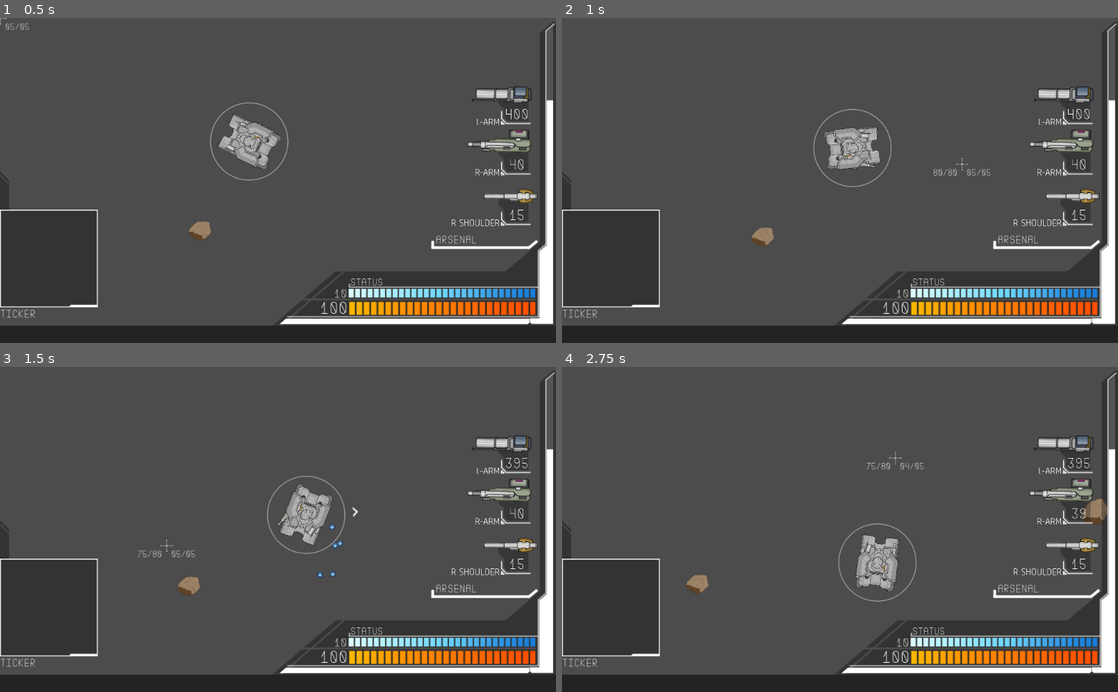
Above: before the commit, frames 1-4 (two rows, left to right).
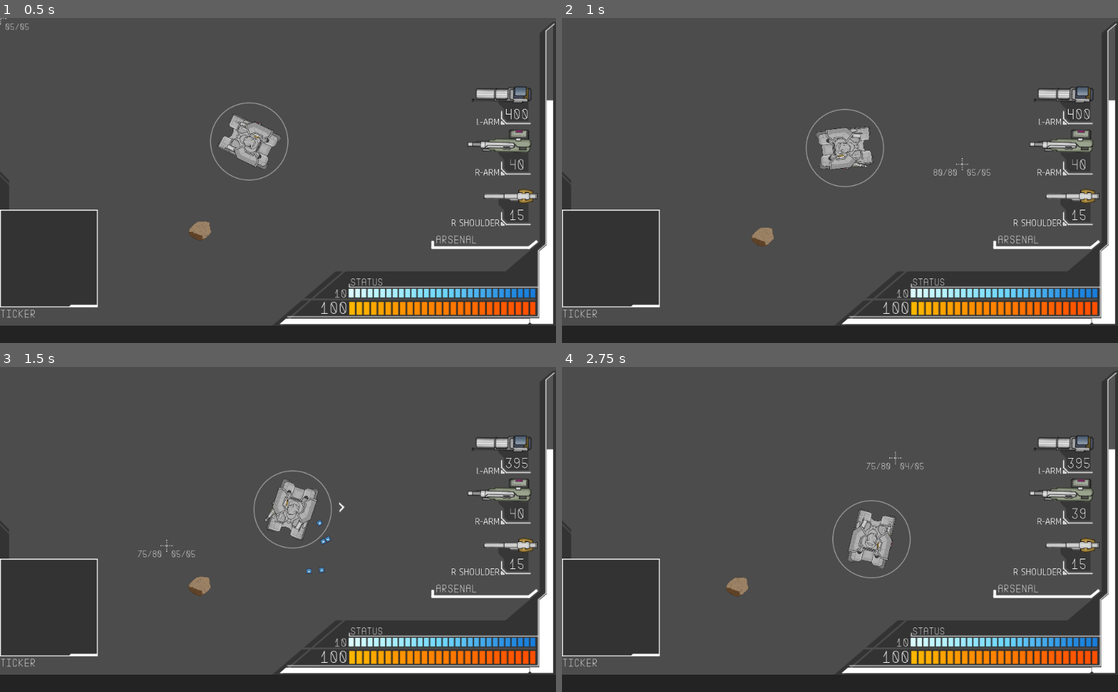
Above: after the commit, the same moments.

Repository: Littlerun-Bastion/Soulless-Steel
Game: Godot game, scene res://game/arena/Arena.tscn
Two runs of this game, one before a commit and one after it. Both use one fixed random seed, a clock stepped at 60 frames per second and the inputs below.
Inputs (mouse positions are in pixels of both pictures, inside the frame that each line leads up to):
- Up to frame 1 (0.5 s): no input
- Up to frame 2 (1 s): move the mouse to (962, 164) at 0.52 s; hold D (right) from 0.53 s (still down); hold F (honk) from 0.53 s (still down)
- Up to frame 3 (1.5 s): move the mouse to (166, 545) at 1.27 s; release D (right) at 1.28 s; release F (honk) at 1.28 s; hold S (down) from 1.28 s (still down); click (166, 545) at 1.35 s
- Up to frame 4 (2.75 s): tap F (honk) at 1.55, 2.3 s; move the mouse to (895, 458) at 2.02 s; release S (down) at 2.03 s; hold D (right) from 2.03 s (still down); hold Right mouse button (arm_weapon_right_shoot) from 2.03 s (still down)

Frame 1 is identical in both runs. In frame 2, 1.1% of the frame differs, in the area x 43-60%, y 27-53%; in frame 3, 1.8%; in frame 4, 2.2%, in the area x 22-99%, y 40-73%.

Commit message:
Start of movement design for mecha + sfx for moving

Diff:
--- /dev/null
+++ b/project/database/audio/sfx/robot_step.tres
@@ -0,0 +1,12 @@
+[gd_resource type="Resource" load_steps=3 format=2]
+
+[ext_resource path="res://database/audio/SFX.gd" type="Script" id=1]
+[ext_resource path="res://assets/audio/sfx/robot_step.wav" type="AudioStream" id=2]
+
+[resource]
+script = ExtResource( 1 )
+asset = ExtResource( 2 )
+base_db = 0.0
+random_db_var = 0.0
+base_pitch = 1.0
+random_pitch_var = 0.2
--- a/project/game/audio/AudioManager.gd
+++ b/project/game/audio/AudioManager.gd
@@ -40,7 +40,7 @@
 func has_sfx(name: String):
 	return SFXS.has(name)
 
-func play_sfx(name: String, pos = false, override_pitch = false):
+func play_sfx(name: String, pos = false, override_pitch = false, override_db = false):
 	if not SFXS.has(name):
 		push_error("Not a valid sfx name: " + name)
 		assert(false)
@@ -50,8 +50,11 @@
 
 	player.stream.audio_stream = sfx.asset
 
-	var vol = sfx.base_db + rand_range(-sfx.random_db_var, sfx.random_db_var)
-	player.volume_db = vol
+	if not override_db:
+		var vol = sfx.base_db + rand_range(-sfx.random_db_var, sfx.random_db_var)
+		player.volume_db = vol
+	else:
+		player.volume_db = override_db
 
 	if override_pitch:
 		override_pitch = max(override_pitch, 0.001)
--- a/project/game/mecha/Enemy.gd
+++ b/project/game/mecha/Enemy.gd
@@ -5,7 +5,6 @@
 var health = 100
 var speed = 100
 var mov_vec = Vector2()
-var moving = false
 var final_pos = false
 var REACH_RANGE = 1
 var logic
--- a/project/game/mecha/Mecha.gd
+++ b/project/game/mecha/Mecha.gd
@@ -2,6 +2,8 @@
 class_name Mecha
 
 enum SIDE {LEFT, RIGHT}
+
+export var speed_modifier = 1.0
 
 const DECAL = preload("res://game/mecha/Decal.tscn")
 const ARM_WEAPON_INITIAL_ROT = 9
@@ -14,6 +16,7 @@
 onready var CoreDecals = $Core/Decals
 onready var LeftShoulderDecals = $LeftShoulder/Decals
 onready var RightShoulderDecals = $RightShoulder/Decals
+onready var MovementAnimation = $MovementAnimation
 
 var mecha_name = "Mecha Name"
 
@@ -26,6 +29,7 @@
 
 var movement_type = "free"
 var velocity = Vector2()
+var moving = false
 var max_speed = 500
 var friction = 0.1
 var move_acc = 50
@@ -59,6 +63,21 @@
 	else:
 		apply_movement(delta, Vector2())
 
+	if moving and not MovementAnimation.is_playing():
+		MovementAnimation.play("Walking")
+	elif not moving and velocity.length() <= 2.0:
+		MovementAnimation.stop()
+
+
+
+func set_speed(_max_speed, _move_acc):
+	max_speed = _max_speed
+	move_acc = _move_acc
+	MovementAnimation.playback_speed = max_speed/200
+	var animation = MovementAnimation.get_animation("Walking")
+	var track = 0 #animation.find_track("Mecha:speed_modifier")
+	animation.track_set_key_value(track, 3, move_acc/100.0)
+	animation.track_set_key_value(track, 6, move_acc/100.0)
 
 func set_max_life(value):
 	max_hp = value
@@ -300,16 +319,18 @@
 func apply_movement(dt, direction):
 	if movement_type == "free":
 		if direction.length() > 0:
+			moving = true
 			velocity = lerp(velocity, direction.normalized() * max_speed, move_acc*dt)
 		else:
+			moving = false
 			velocity = lerp(velocity, Vector2.ZERO, friction)
 
-		velocity = move_and_slide(velocity)
+		velocity = move_and_slide(velocity*speed_modifier)
 
 	elif movement_type == "tank":
 		if direction.length() > 0:
 			var margin = PI/8
-			var moving = false
+			moving = false
 			var angle = direction.angle()
 			if angle < 0:
 				angle += 2*PI
@@ -333,7 +354,7 @@
 
 		else:
 			velocity = lerp(velocity, Vector2.ZERO, friction)
-			velocity = move_and_slide(velocity)
+			velocity = move_and_slide(velocity*speed_modifier)
 	else:
 		push_error("Not a valid movement type: " + str(movement_type))
 
@@ -444,3 +465,17 @@
 func stun(time):
 	$StunTimer.wait_time = time
 	$StunTimer.start()
+
+# MISC METHODS
+
+func play_step_sound(is_left := true):
+	if mecha_name != "Player" or not moving:
+		return
+	var pitch
+	if is_left:
+		pitch = rand_range(.7, .72)
+	else:
+		pitch = rand_range(.95, .97)
+
+	var volume = min(pow(velocity.length(), 1.3)/300.0 - 26.0, -5.0)
+	AudioManager.play_sfx("robot_step", global_position, pitch, volume)
--- a/project/game/mecha/Mecha.tscn
+++ b/project/game/mecha/Mecha.tscn
@@ -13,6 +13,55 @@
 [ext_resource path="res://assets/images/mechas/cores/T-01-C head port.png" type="Texture" id=11]
 [ext_resource path="res://assets/images/mechas/shoulder_weapons/SIN-T-01-missile.png" type="Texture" id=12]
 [ext_resource path="res://assets/images/mechas/legs/T-01-TR.png" type="Texture" id=13]
+
+[sub_resource type="Animation" id=2]
+length = 0.001
+tracks/0/type = "value"
+tracks/0/path = NodePath(".:speed_modifier")
+tracks/0/interp = 1
+tracks/0/loop_wrap = true
+tracks/0/imported = false
+tracks/0/enabled = true
+tracks/0/keys = {
+"times": PoolRealArray( 0 ),
+"transitions": PoolRealArray( 1 ),
+"update": 0,
+"values": [ 1.0 ]
+}
+
+[sub_resource type="Animation" id=1]
+resource_name = "Walking"
+length = 3.2
+loop = true
+tracks/0/type = "value"
+tracks/0/path = NodePath(".:speed_modifier")
+tracks/0/interp = 2
+tracks/0/loop_wrap = true
+tracks/0/imported = false
+tracks/0/enabled = true
+tracks/0/keys = {
+"times": PoolRealArray( 0, 0.2, 0.9, 1.6, 1.8, 2.5, 3.2 ),
+"transitions": PoolRealArray( 1, 1, 1, 1, 1, 1, 1 ),
+"update": 0,
+"values": [ 1.0, 1.0, 0.5, 1.0, 1.0, 0.5, 1.0 ]
+}
+tracks/1/type = "method"
+tracks/1/path = NodePath(".")
+tracks/1/interp = 1
+tracks/1/loop_wrap = true
+tracks/1/imported = false
+tracks/1/enabled = true
+tracks/1/keys = {
+"times": PoolRealArray( 0, 1.6 ),
+"transitions": PoolRealArray( 1, 1 ),
+"values": [ {
+"args": [ true ],
+"method": "play_step_sound"
+}, {
+"args": [ false ],
+"method": "play_step_sound"
+} ]
+}
 
 [node name="Mecha" type="KinematicBody2D" groups=["mecha"]]
 script = ExtResource( 1 )
@@ -102,3 +151,9 @@
 
 [node name="StunTimer" type="Timer" parent="."]
 one_shot = true
+
+[node name="MovementAnimation" type="AnimationPlayer" parent="."]
+autoplay = "RESET"
+playback_speed = 5.0
+anims/RESET = SubResource( 2 )
+anims/Walking = SubResource( 1 )
--- a/project/game/mecha/Player.gd
+++ b/project/game/mecha/Player.gd
@@ -90,6 +90,7 @@
 	movement_type = "free"
 	#rotation_acc = 2.0
 	#friction = 0.3
+	set_speed(500, 50)
 	set_max_life(100)
 	set_core("core_test2")
 	set_head("head_test2")
Not shown, added: project/assets/audio/sfx/LICENSES.txt
Not shown, added: project/assets/audio/sfx/robot_step.wav.import
Not shown: 1 places in project/game/mecha/Mecha.tscn that only renumber resources
Not shown, added: project/assets/audio/sfx/robot_step.wav
